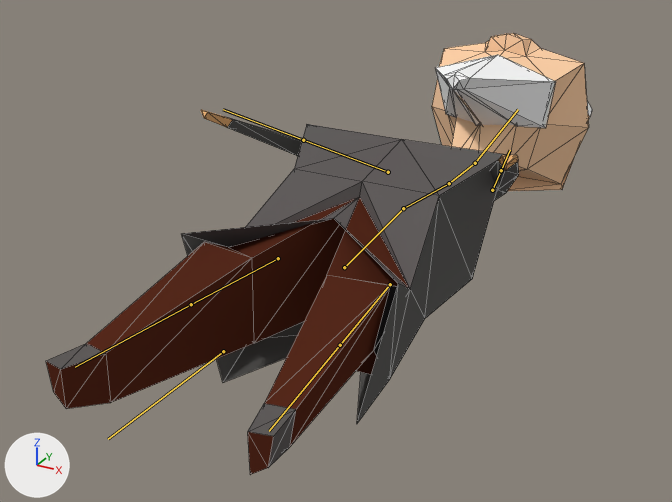
Two versions of the Blender file TheOvercoat/Assets/Models(blend)/Karakterler/armature1.blend, one commit apart.
Both versions are drawn from a camera (50 mm lens) standing at (0.841, -0.934, 0.831) and looking at (-0.137, 0.844, -0.057). Arrows for +X, +Y and +Z are at lower left; the lights stay in place. Both versions are drawn at frame 21 of the action 'FallBack'; the numbers are the values there. The bones that bend it are drawn over the model as lines. Mesh edges are drawn as thin lines.
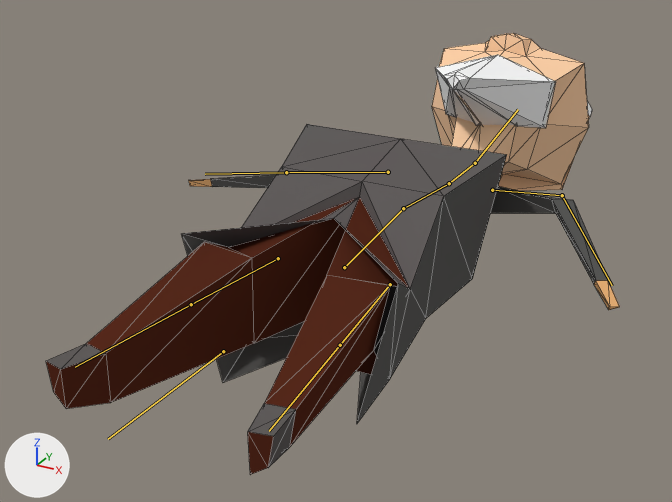
Where the change shows, as pixel boxes [x1, y1, x2, y2] in the pictures (672 x 502 px):
'Cube.000', posed
    before: [46, 33, 592, 475]
    after: [46, 33, 620, 475]

The change in detail:
Bone 'HandIK.R' (bone_handik_r) moves from (-0.006, 0.128, -0.382) to (-1.548, 0.799, -0.735).
Bone 'HandIK.L' (bone_handik_l) moves from (-0.146, 0.456, -0.259) to (1.274, 1.388, -0.513).
